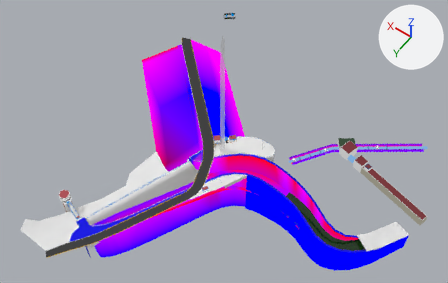
Two versions of the glTF model Cont_Models/Sector4/Msh_Sitio_04.glb, one commit apart.
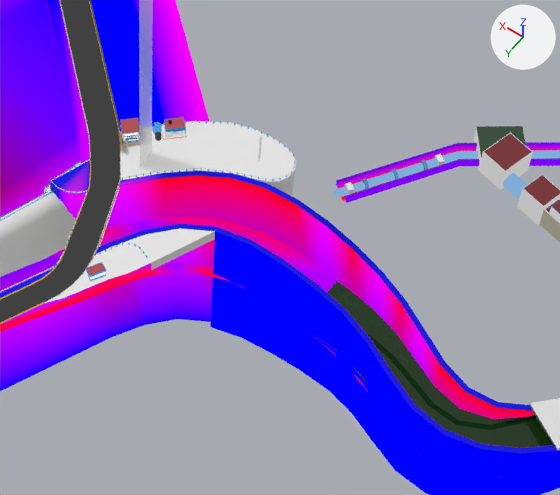
Each version appears first whole from a 50 mm lens placed at (-227.0, 71.0, 436.0), pointed at (-38.0, -194.0, 20.0), and next in a close-up on the part from 38% to 82% of the width and 33% to 94% of the height. Every picture has the same lights, and +X, +Y and +Z are marked at upper right. Where no turn or scale is listed for an object, it has been applied to the vertices. Vertices at the same position are counted once.

The first close-up shows 'Msh_LightBeam', 'Msh_Sitio_04', 'Msh_Sitio_AguaCanal'.
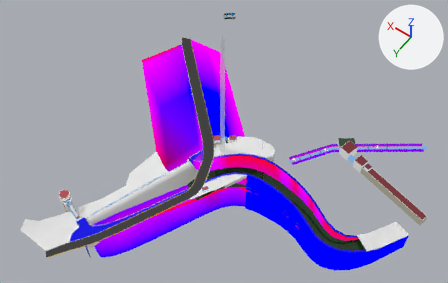
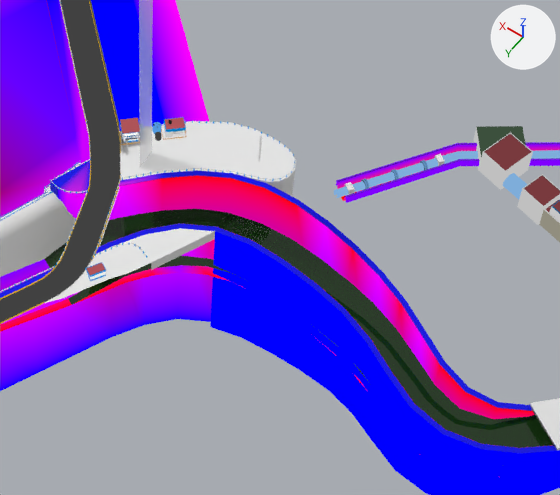
Where the newer file only moved an object's origin or applied its transform, the numbers keep the older frame.

What differs and where, as boxes (x1, y1, x2, y2) in the close-ups (560 x 495 px):
'Msh_Sitio_AguaCanal', reshaped, moved: before (313, 281, 553, 448); after (45, 209, 553, 448)

The change in detail:
me_msh_sitio_aguacanal is used by ob_msh_sitio_aguacanal; location (-139.7, -209.1, -48.8).
me_msh_sitio_aguacanal had 16 vertices, 14 faces and spanned x -51.7..48.6, y -30.4..20.8, z -3.1..0.2.
me_msh_sitio_aguacanal now has 30 vertices, 28 faces and spans x -6.2..177.3, y -3.2..74.7, z 0.0..16.3.
me_msh_sitio_aguacanal part 1: the whole mesh is rebuilt.
Object 'Msh_Sitio_AguaCanal' (ob_msh_sitio_aguacanal) moves from (-139.7, -209.1, -48.8) to (-185.2, -236.4, -52.0).
